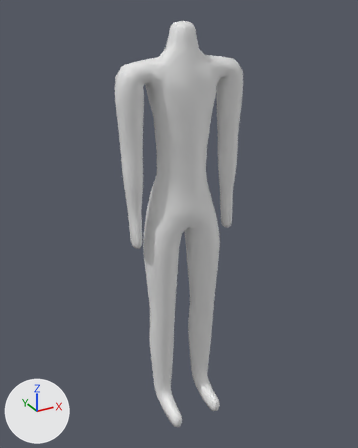
Two versions of the glTF model assets/modelos/cuerpo.glb, one commit apart.
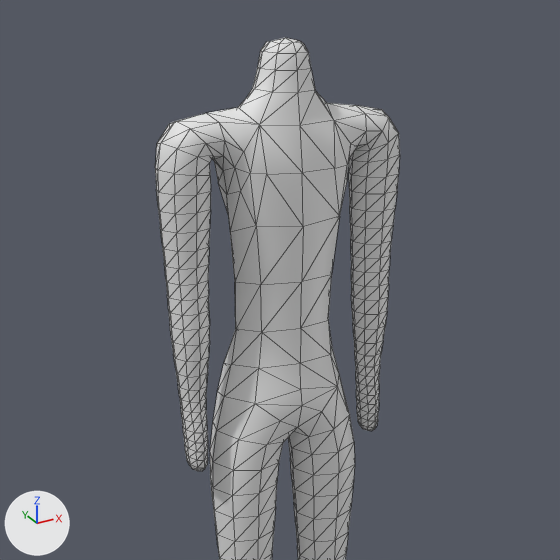
There are two pictures of each version: one whole from a camera (50 mm lens) standing at (-0.865, -1.55, 1.66) and looking at (-0.007, 0.009, 0.88), one close up on the part from 9% to 92% of the width and 0% to 66% of the height. The axes (+X, +Y, +Z) are drawn at lower left. The lights are the same throughout. The first two pictures are the older version. The close-ups show mesh edges as thin lines.

Objects in the first close-up: 'cuerpo'.
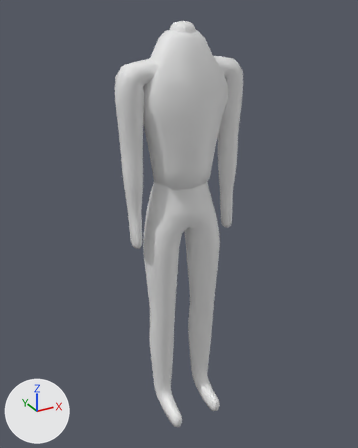
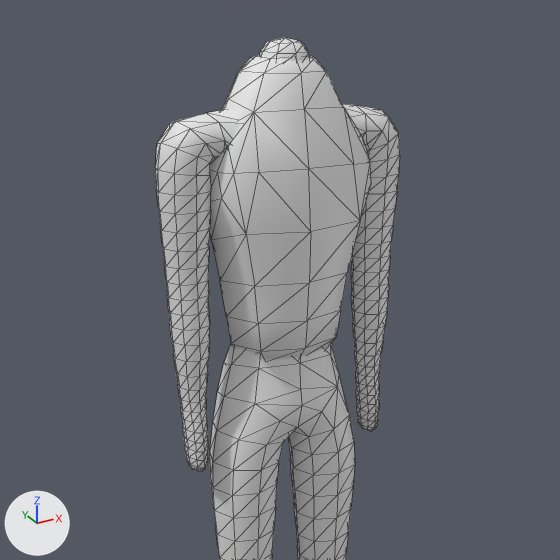
What differs and where, as boxes (x1, y1, x2, y2) in the close-ups (560 x 560 px):
'chaleco', added
    after: (210, 55, 371, 360)

What the commit changed:
Material 'chaleco' (mat_chaleco) is new.
Its base color is (0.8, 0.8, 0.8) (white #e7e7e7).
Mesh me_chaleco is new.
It has 94 vertices, 184 faces and spans x -0.162..0.162, y -0.101..0.095, z 1.028..1.595.
It uses material mat_chaleco (white #e7e7e7).
Object 'chaleco' (ob_chaleco) is new; it shows me_chaleco.
Its location is (0.0, 0.0, 0.0).
